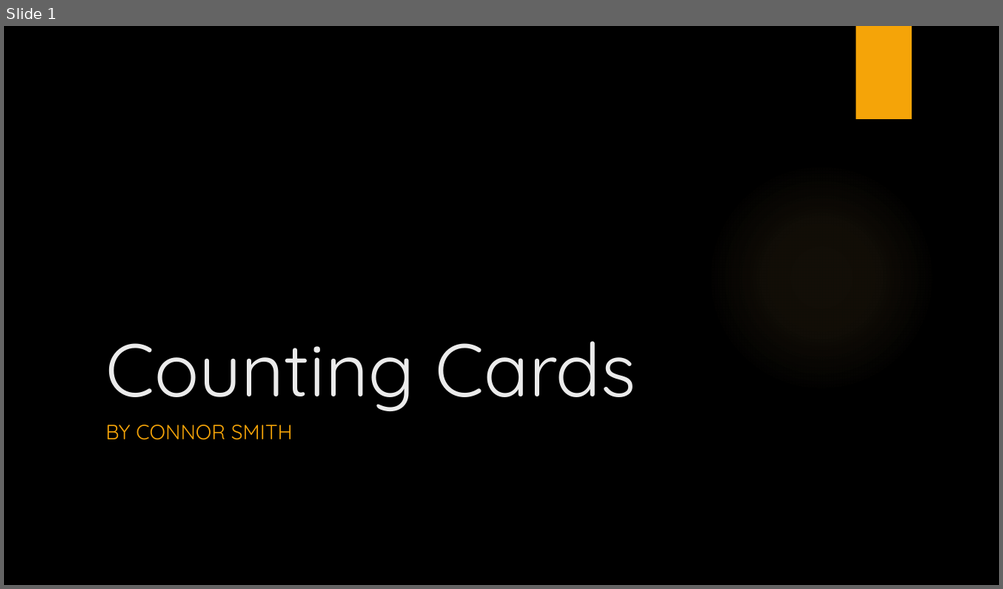
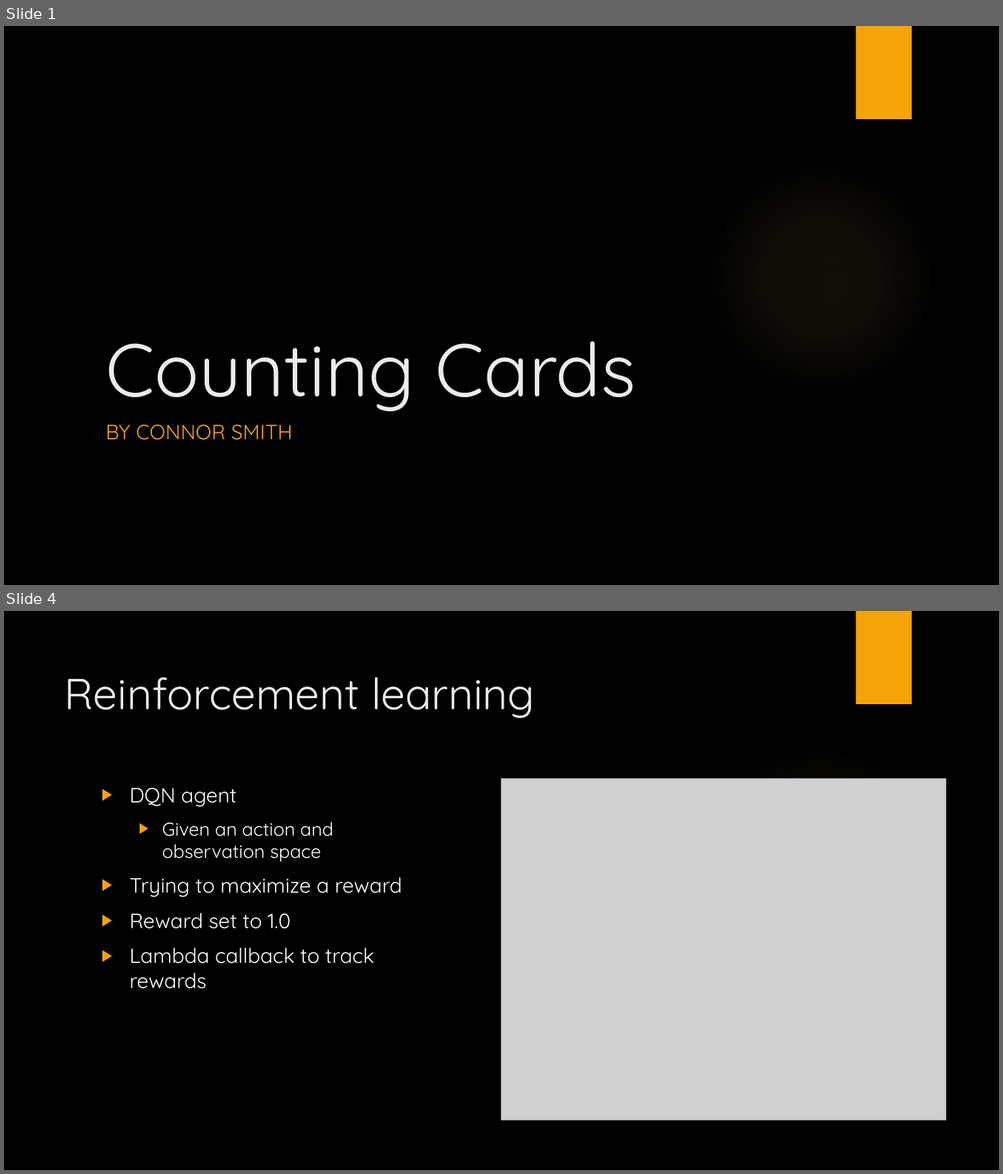
Before and after one commit to westpoint-neural-networks/final-project-connor-smith2, a slide deck: Counting Cards.pptx. Shown one above the other, each under a label of ours: slide 1 before the commit, slides 1 and 4 after it; the slides between them are not shown. The pictures are 1003x589 and 1003x1174 pixels, drawn with LibreOffice and Linux fonts; fonts in the diff are those of the drawing; grey boxes stand for pictures; background and template pictures are left out. Boxes give left, top, right and bottom in pixels: in the first picture for what was removed or moved away, otherwise in the second. Text is boxed around its words. In the diff, an @@ line names an element or a change of style, - is before the commit and + after.

```diff
--- a/Counting Cards.pptx
+++ b/Counting Cards.pptx
@@ slide 4 added at <box>4,611,999,1170</box>, background picture (left out); not listed: 2 template elements that a slide beside it also shows @@
@@ title added at <box>65,677,535,718</box>, 42 pt, text #EBEBEB @@
+Reinforcement learning
@@ text added at <box>130,788,402,989</box>, 20 pt, text #FFFFFF @@
+▶ DQN agent
+  ▶ Given an action and observation space
+▶ Trying to maximize a reward
+▶ Reward set to 1.0
+▶ Lambda callback to track rewards
@@ picture added at <box>501,778,945,1121</box> @@
```
Also in this commit, not shown: 3 slides changed, 4 other slides added, 1 slide removed, 3 other files.
